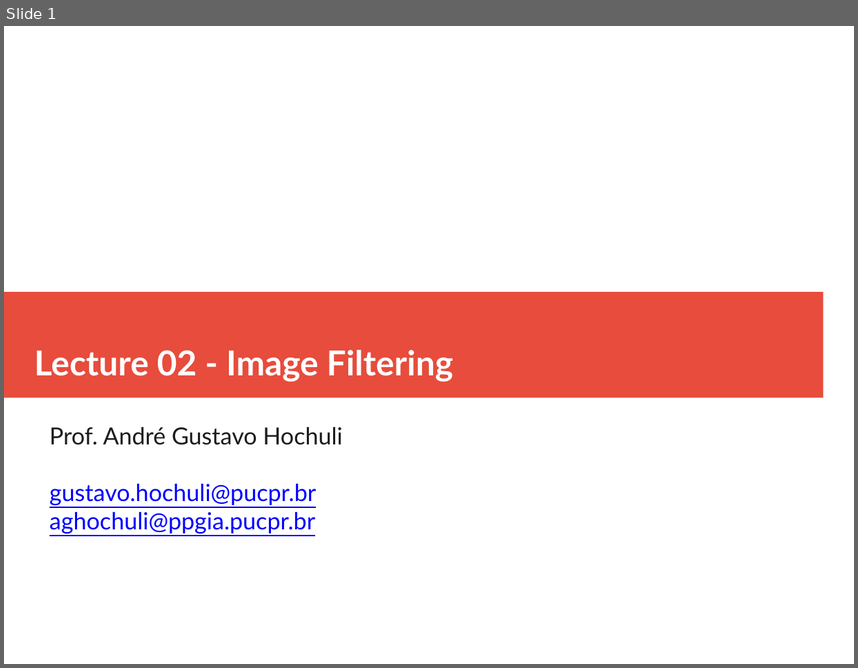
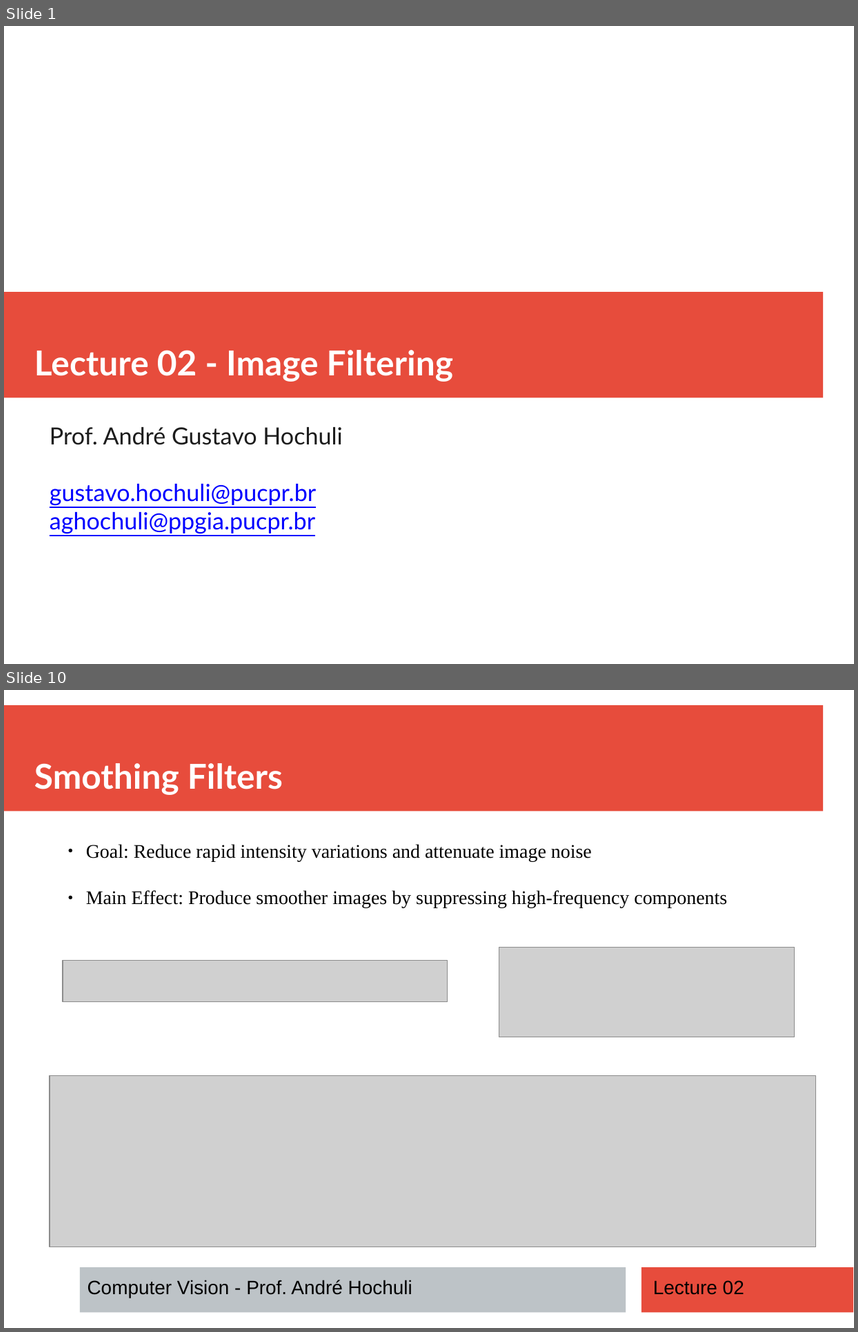
Before and after one commit to andrehochuli/teaching, a slide deck: ComputerVision/Lecture 02 - Image Filtering/Lecture 02 - Image Filtering.pptx. Shown one above the other, each under a label of ours: slide 1 before the commit, slides 1 and 10 after it; the slides between them are not shown. The pictures are 858x668 and 858x1332 pixels, drawn with LibreOffice and Linux fonts; fonts in the diff are those of the drawing; grey boxes stand for pictures. Boxes give left, top, right and bottom in pixels: in the first picture for what was removed or moved away, otherwise in the second. Text is boxed around its words. In the diff, an @@ line names an element or a change of style, - is before the commit and + after.

```diff
--- a/ComputerVision/Lecture 02 - Image Filtering/Lecture 02 - Image Filtering.pptx
+++ b/ComputerVision/Lecture 02 - Image Filtering/Lecture 02 - Image Filtering.pptx
@@ slide 10 added at (x1=4, y1=690, x2=854, y2=1328), background #FFFFFF @@
@@ rectangle added at (x1=4, y1=705, x2=823, y2=811), fill #E74C3C @@
@@ text added at (x1=34, y1=763, x2=283, y2=795), 32 pt, text #FFFFFF, bold @@
+Smothing Filters
@@ text added at (x1=86, y1=844, x2=727, y2=908), 18 pt, text #000000 @@
+  ● Goal: Reduce rapid intensity variations and attenuate image noise
+  ● Main Effect: Produce smoother images by suppressing high-frequency components
@@ picture added at (x1=499, y1=947, x2=795, y2=1037) @@
@@ picture added at (x1=63, y1=960, x2=448, y2=1002) @@
@@ picture added at (x1=50, y1=1076, x2=816, y2=1247) @@
@@ rectangle added at (x1=80, y1=1267, x2=626, y2=1312), fill #BDC3C7 @@
@@ rectangle added at (x1=642, y1=1267, x2=854, y2=1312), fill #E74C3C @@
@@ text added at (x1=87, y1=1279, x2=412, y2=1297), 18 pt, text #000000 @@
+Computer Vision - Prof. André Hochuli
@@ text added at (x1=653, y1=1280, x2=744, y2=1294), 18 pt, text #000000 @@
+Lecture 02
```
Also in this commit, not shown: 7 slides changed, 14 other slides added, 2 other files.
